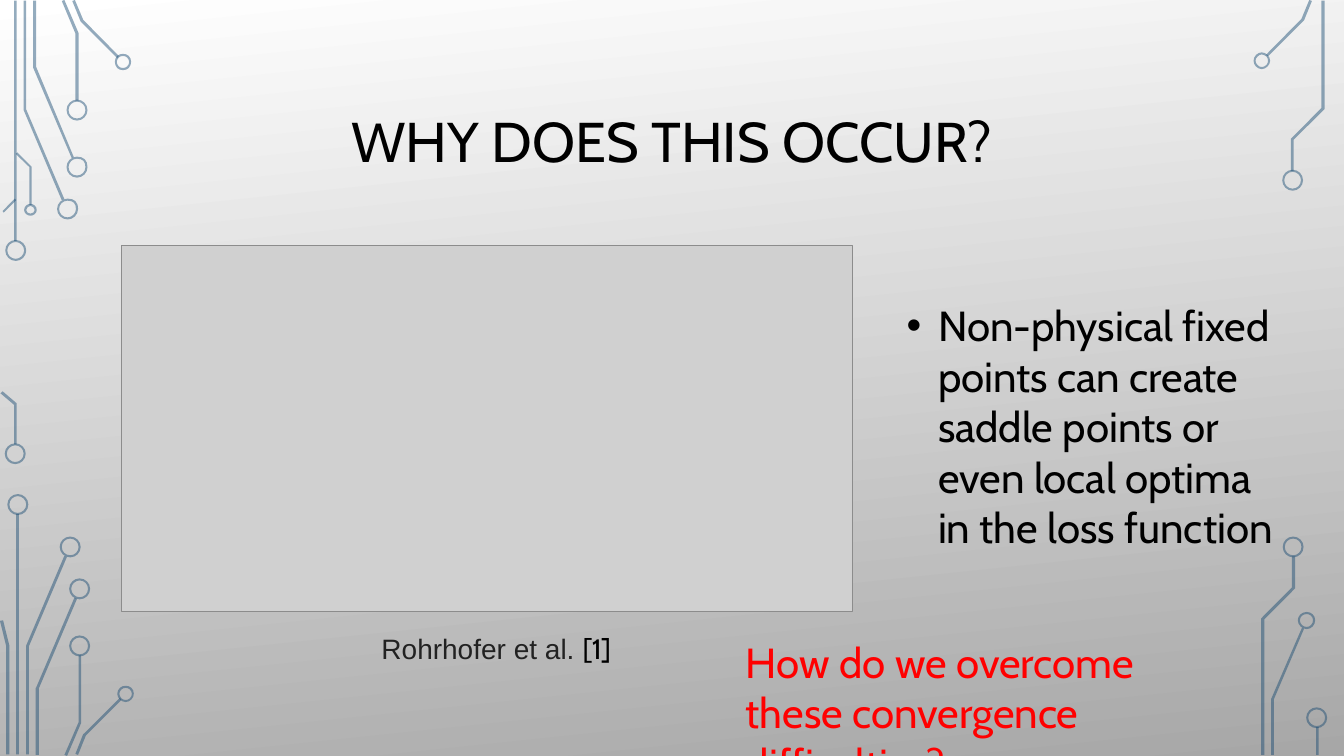
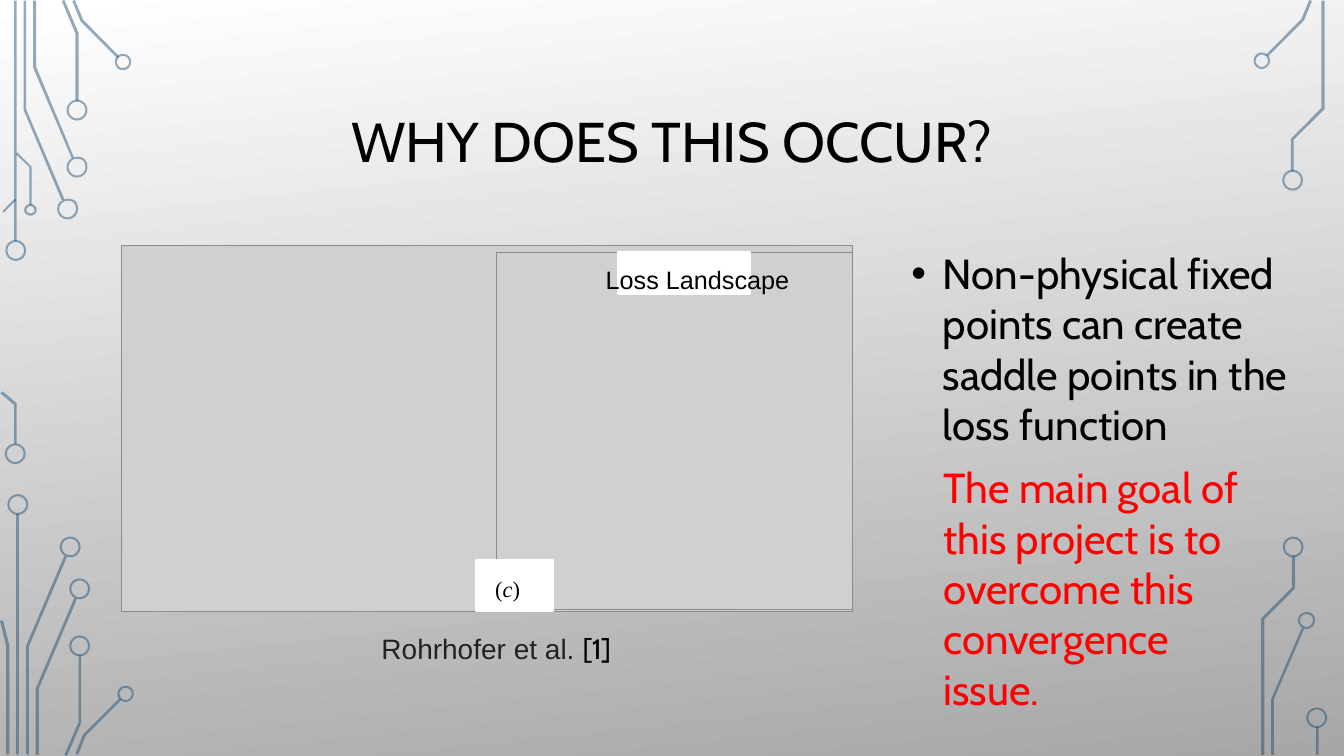
Before and after one commit to damienbeecroft/pnnl_research, a slide deck: slide 6 of MFFBPINNs.pptx (slide 5 before the commit). Drawn at 1344x756 pixels with LibreOffice and Linux fonts; fonts in the diff are those of the drawing; grey boxes stand for pictures; background and template pictures are left out. Boxes give left, top, right and bottom in pixels: in the first picture for what was removed or moved away, otherwise in the second. Text is boxed around its words. In the diff, an @@ line names an element or a change of style, - is before the commit and + after.

Commit message:
I updated the presentation

```diff
--- a/MFFBPINNs.pptx
+++ b/MFFBPINNs.pptx
@@ picture added at (x1=497, y1=252, x2=852, y2=610) @@
@@ text added at (x1=606, y1=269, x2=789, y2=295), 18 pt, text #000000 @@
+Loss Landscape
@@ rectangle added at (x1=618, y1=252, x2=750, y2=294), fill #FFFFFF, outline #FFFFFF 1.25 pt @@
@@ text at (x1=943, y1=257, x2=1287, y2=441): text changed @@
-• Non-physical fixed points can create saddle points or even local optima in the loss function
+• Non-physical fixed points can create saddle points in the loss function
@@ text at (x1=943, y1=471, x2=1238, y2=664): text changed @@
-How do we overcome these convergence difficulties?
+The main goal of this project is to overcome this convergence issue.
@@ rectangle added at (x1=476, y1=560, x2=553, y2=611), fill #FFFFFF, outline #FFFFFF 1.25 pt @@
@@ text added at (x1=495, y1=581, x2=520, y2=602), 16 pt, text #000000 @@
+(c)
```
Also in this commit, not shown: 7 other slides changed, 2 slides added, 2 other files.
